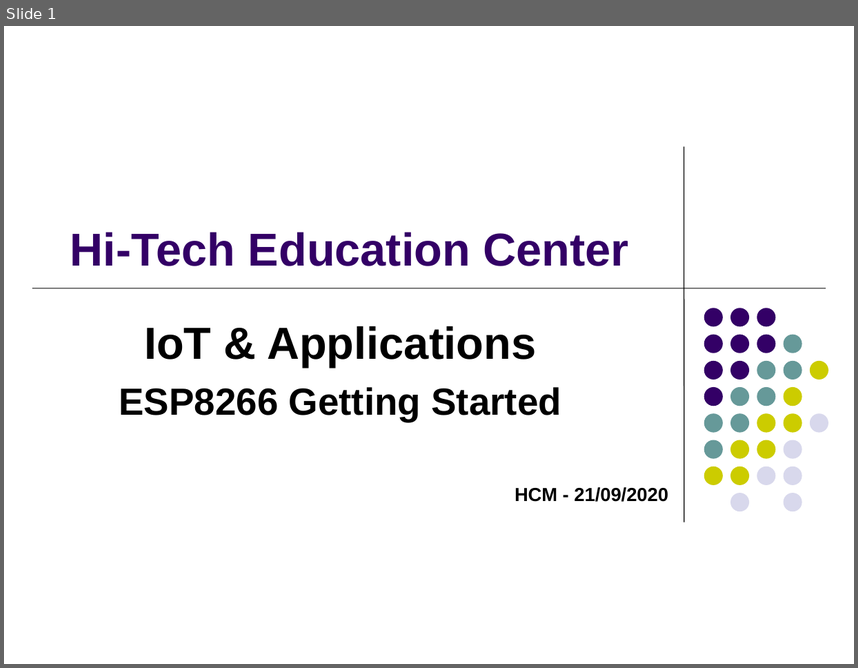
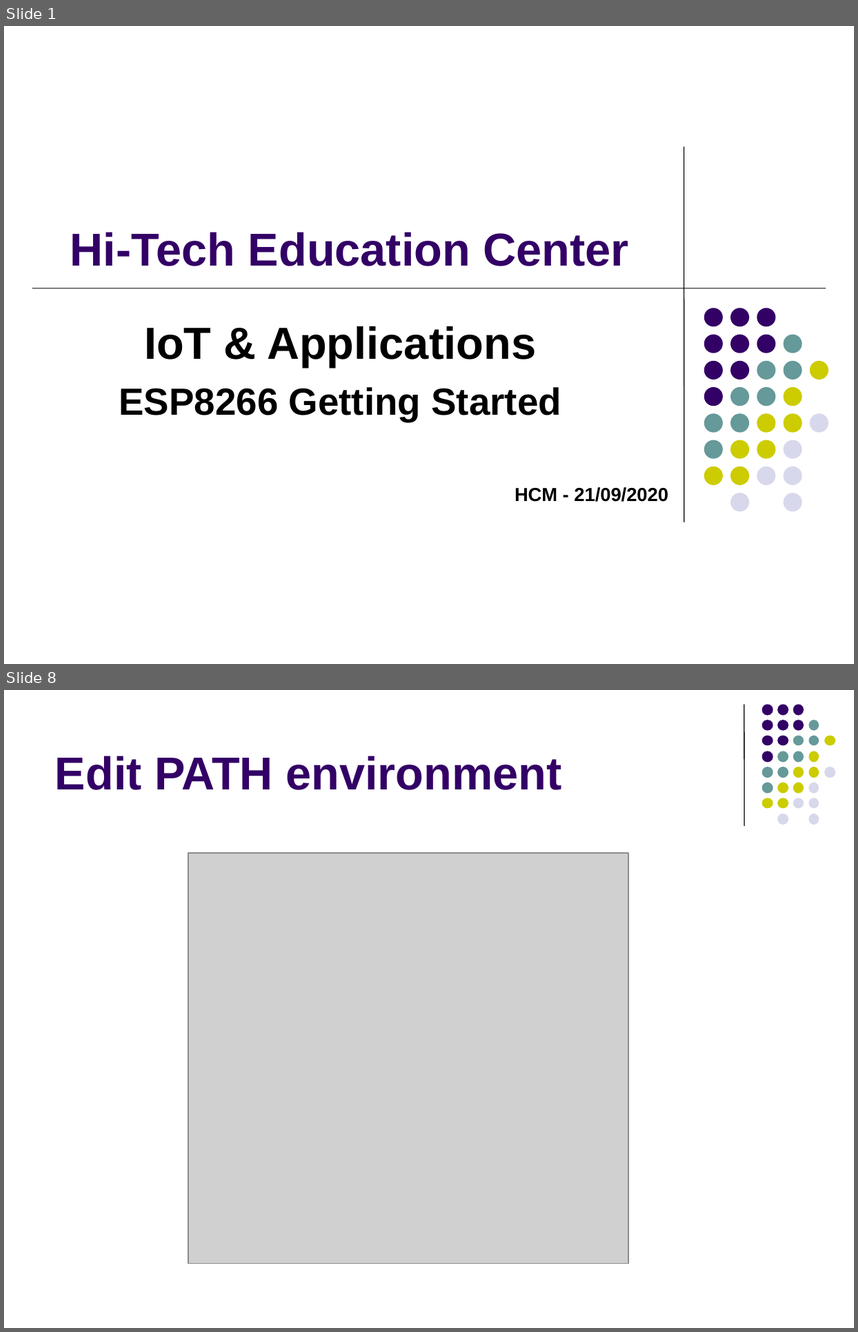
Before and after one commit to kmtekvn/hi-tech, a slide deck: 01.slides/Buoi 2 - ESP8266 Basic/02 - Giao tiếp ESP8266.ppt. Shown one above the other, each under a label of ours: slide 1 before the commit, slides 1 and 8 after it; the slides between them are not shown. The pictures are 858x668 and 858x1332 pixels, drawn with LibreOffice and Linux fonts; fonts in the diff are those of the drawing; grey boxes stand for pictures. Boxes give left, top, right and bottom in pixels: in the first picture for what was removed or moved away, otherwise in the second. Text is boxed around its words. In the diff, an @@ line names an element or a change of style, - is before the commit and + after.

```diff
--- a/01.slides/Buoi 2 - ESP8266 Basic/02 - Giao tiếp ESP8266.ppt
+++ b/01.slides/Buoi 2 - ESP8266 Basic/02 - Giao tiếp ESP8266.ppt
@@ slide 8 added at (4,690,854,1328), background #FFFFFF @@
@@ line added from (744, 704) to (744, 826), #000000 0.74 pt @@
@@ title added at (55,756,562,790), 39 pt, text #330066, bold @@
+Edit PATH environment
@@ group added at (762,704,835,825): 31 ellipses @@
@@ picture added at (188,854,629,1263) @@
```
Also in this commit, not shown: 3 slides changed, 5 other slides added, 4 other files.
